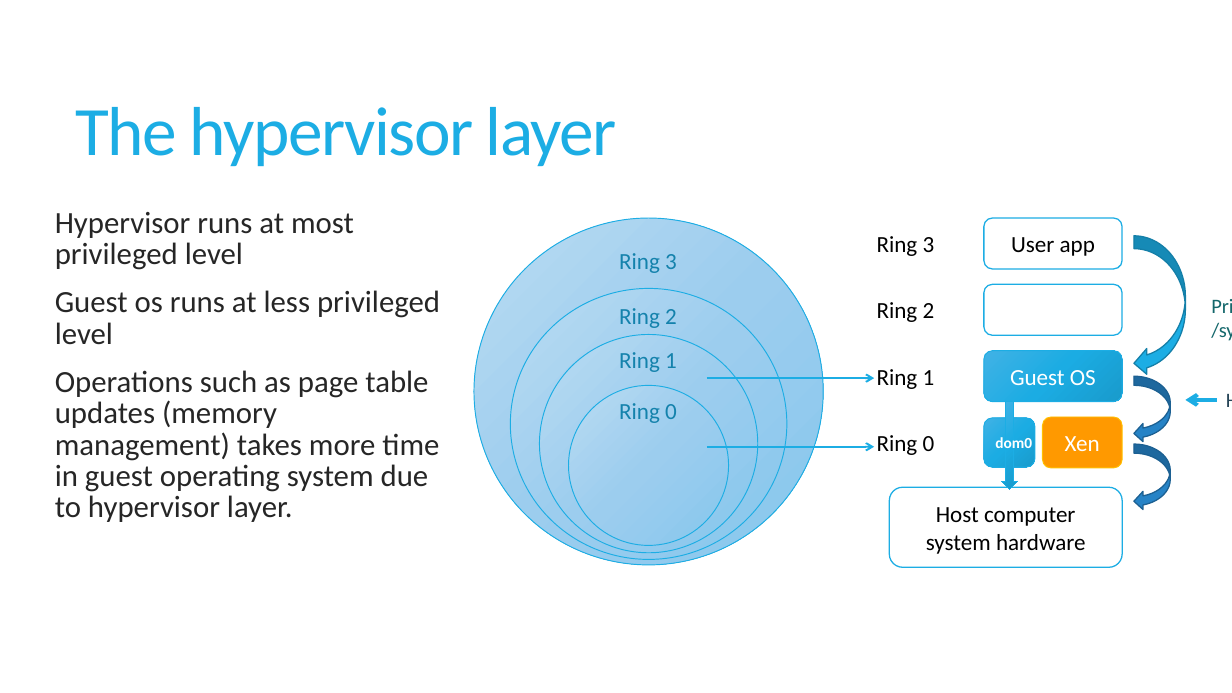
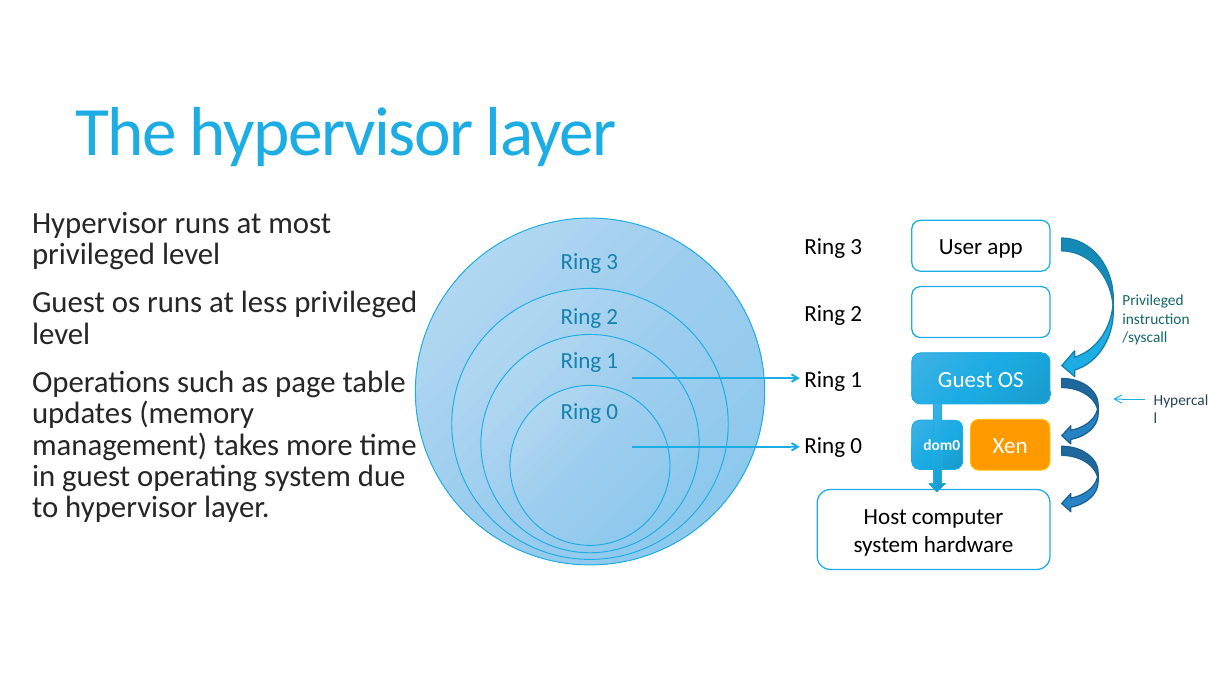
Before and after one commit to sushirol/Isolated-Driver-Domain, a slide deck: slide 17 of doc/presentation/IDDR.pptx (slide 11 before the commit). Drawn at 1232x693 pixels with LibreOffice and Linux fonts; fonts in the diff are those of the drawing. Boxes give left, top, right and bottom in pixels: in the first picture for what was removed or moved away, otherwise in the second. Text is boxed around its words. In the diff, an @@ line names an element or a change of style, - is before the commit and + after.

Commit message:
presentation updated

```diff
--- a/doc/presentation/IDDR.pptx
+++ b/doc/presentation/IDDR.pptx
@@ text "Hypervisor runs at most privileged ...": place and size @@
-text "Hypervisor runs at most privileged ..." at (55,212,440,522)
+text "Hypervisor runs at most privileged ..." at (32,212,417,522)
@@ text "Privileged": place and size @@
-text "Privileged" at (1202,288,1232,348)
+text "Privileged" at (1122,294,1189,345)
@@ text at (1122,294,1189,324): text changed; size 16 to 12 pt @@
-Privileged instruction
+Privileged
+instruction
@@ 4 texts, 4 ellipses: place and size @@
-4 texts, 4 ellipses at (474,218,823,565)
+4 texts, 4 ellipses at (416,218,765,565)
@@ text at (1122,331,1167,345): size 16 to 12 pt in "/syscall" @@
@@ arrow moved from (707, 378) - (874, 378) to (632, 378) - (800, 378) @@
@@ text "Hypercall": place and size @@
-text "Hypercall" at (1217,383,1232,417)
+text "Hypercall" at (1145,385,1222,413)
@@ text "Hypercall" at (1145,385,1222,413): size 16 to 12 pt @@
@@ 3 rounded rectangles, 3 texts, 2 curved left arrows, 1 down arrow, 1 arrow: place and size @@
-3 rounded rectangles, 3 texts, 2 curved left arrows, 1 down arrow, 1 arrow at (877,218,1217,511)
+3 rounded rectangles, 3 texts, 2 curved left arrows, 1 down arrow, 1 arrow at (804,220,1145,513)
@@ arrow (1145, 399) - (1114, 399): stroke #1CADE4 3 pt to #1CADE4 0.75 pt @@
@@ arrow moved from (707, 447) - (874, 447) to (632, 447) - (800, 447) @@
@@ 2 rounded rectangles, 2 texts, 1 curved left arrow: place and size @@
-2 rounded rectangles, 2 texts, 1 curved left arrow at (877,302,1170,567)
+2 rounded rectangles, 2 texts, 1 curved left arrow at (804,305,1098,570)
@@ rounded rectangle "Xen": place and size @@
-rounded rectangle "Xen" at (1043,417,1122,468)
+rounded rectangle "Xen" at (970,420,1050,470)
```
Also in this commit, not shown: 2 other slides changed, 2 slides added, 10 slides removed.
